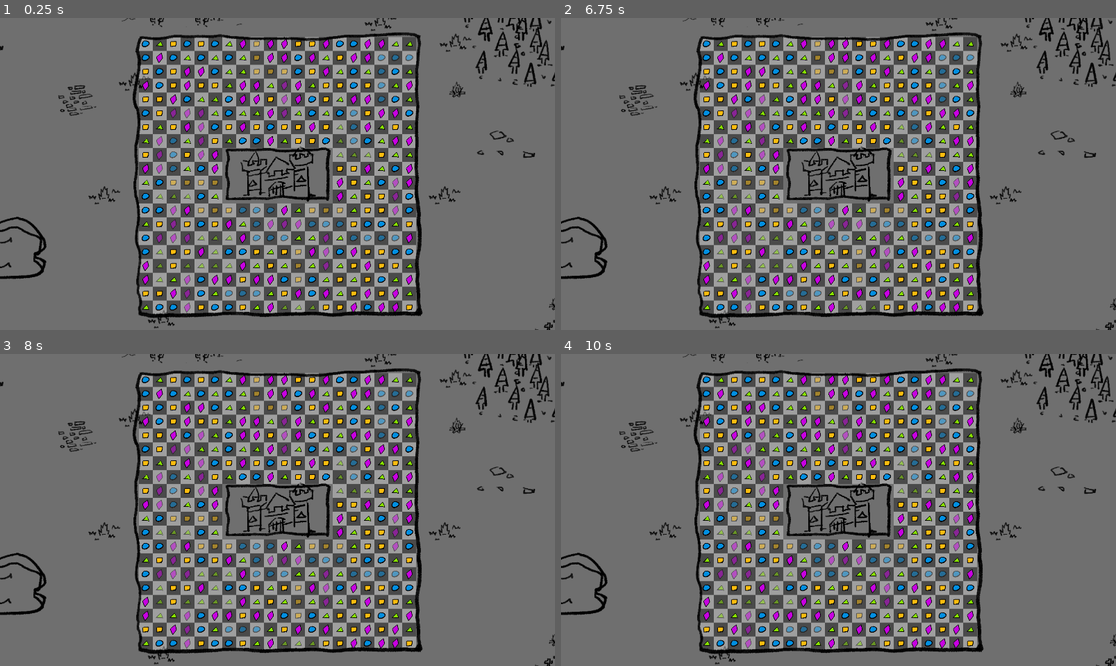
Above: before the commit, frames 1-4 (two rows, left to right).
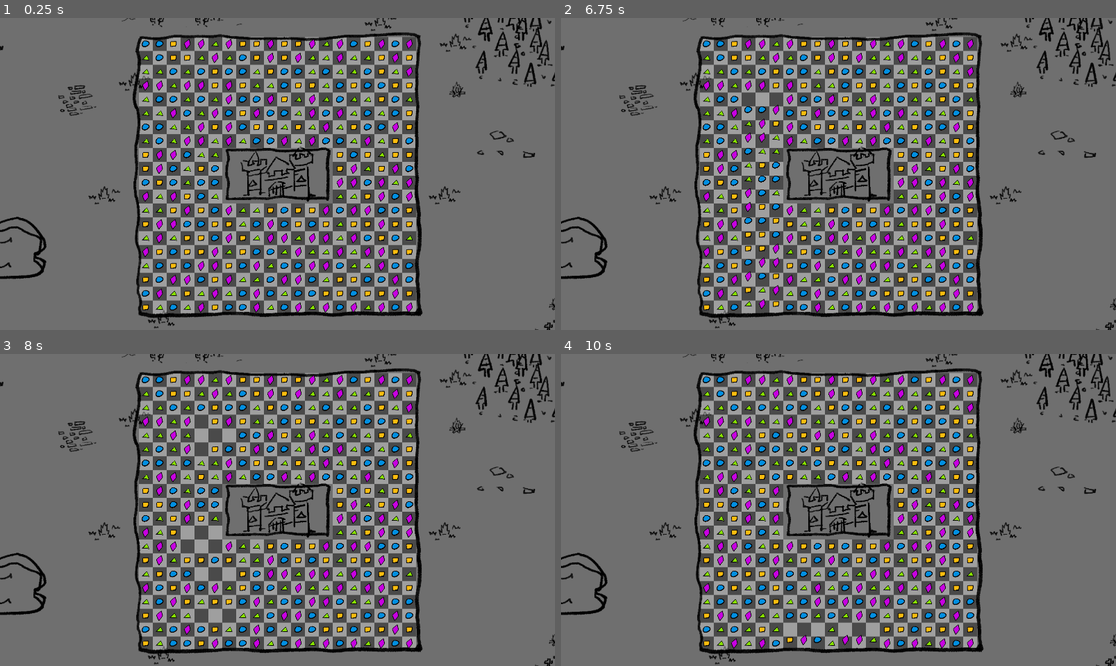
Above: after the commit, the same moments.

Repository: sdotyxz/playground_godot
Game: Godot game, scene res://puzzle_chess/level/main/main.tscn
The game is run twice, just before and just after one commit, with the same random seed, the same clock (stepped at 60 frames per second) and the same inputs.
Inputs (mouse positions are in pixels of both pictures, inside the frame that each line leads up to):
- Up to frame 1 (0.25 s): no input
- Up to frame 2 (6.75 s): tap Enter at 0.5, 2, 3.5 s; move the mouse to (960, 158) at 0.52 s; click (960, 158) at 0.67 s; tap Space at 1.25, 2.75, 4.25 s; drag from (727, 189) to (810, 236) at 1.27 s; move the mouse to (894, 105) at 2.02 s; click (894, 105) at 2.17 s; drag from (810, 236) to (672, 127) at 2.77 s; move the mouse to (1005, 220) at 3.52 s; click (1005, 220) at 3.67 s; drag from (672, 127) to (755, 96) at 4.27 s; move the mouse to (866, 174) at 5.02 s; click (866, 174) at 5.17 s; drag from (755, 96) to (727, 189) at 5.77 s; move the mouse to (960, 158) at 6.52 s; click (960, 158) at 6.67 s
- Up to frame 3 (8 s): drag from (166, 525) to (249, 572) at 7.27 s
- Up to frame 4 (10 s): move the mouse to (894, 441) at 8.02 s; click (894, 441) at 8.17 s; drag from (810, 572) to (672, 463) at 8.77 s; move the mouse to (1005, 556) at 9.52 s; click (1005, 556) at 9.67 s

The runs differ from the first frame. In frame 1, 7.3% of the frame differs, in the area x 25-75%, y 6-95%; in frame 2, 7.9%; in frame 3, 7.3%; in frame 4, 7.5%.

Commit message:
find match, collapse, refill

Diff:
--- a/Game/puzzle_chess/entity/dots/dot.gd
+++ b/Game/puzzle_chess/entity/dots/dot.gd
@@ -1,11 +1,13 @@
-extends Node
+class_name Dot
+extends Node2D
 
 # define enum for the different types of dot
 enum DotType {
 	SQUARE,
 	CIRCLE,
 	TRIANGLE,
-	DIAMOND
+	DIAMOND,
+	MAX
 }
 
 # export dot type
@@ -13,8 +15,12 @@
 
 @onready var sprite : Sprite2D = $Sprite2D
 
+var matched = false
+
 # Called when the node enters the scene tree for the first time.
 func _ready():
+	# set scale to 0.125
+	scale = Vector2(0.125, 0.125)
 	pass # Replace with function body.
 
 # move dot
--- a/Game/puzzle_chess/mecha/match3/match3grid.gd
+++ b/Game/puzzle_chess/mecha/match3/match3grid.gd
@@ -1,12 +1,24 @@
 extends Node2D
 
-# possible dots
-@onready var possible_dots = [
-	preload("res://puzzle_chess/entity/dots/dot_square.tscn"),
-	preload("res://puzzle_chess/entity/dots/dot_circle.tscn"),
-	preload("res://puzzle_chess/entity/dots/dot_triangle.tscn"),
-	preload("res://puzzle_chess/entity/dots/dot_diamond.tscn"),
-]
+# define enum of match3 game state
+enum State {
+	wait,
+	move
+}
+
+var state = State.move
+
+var destroy_timer = Timer.new()
+var collapse_timer = Timer.new()
+var refill_timer = Timer.new()
+
+# define a dictionary dot type as key and scene as value
+@onready var dot_dict = {
+	Dot.DotType.SQUARE : preload("res://puzzle_chess/entity/dots/dot_square.tscn"),
+	Dot.DotType.CIRCLE : preload("res://puzzle_chess/entity/dots/dot_circle.tscn"),
+	Dot.DotType.TRIANGLE : preload("res://puzzle_chess/entity/dots/dot_triangle.tscn"),
+	Dot.DotType.DIAMOND : preload("res://puzzle_chess/entity/dots/dot_diamond.tscn"),
+}
 
 @onready var tile_map : TileMap = $TileMap
 
@@ -27,11 +39,37 @@
 
 # Called when the node enters the scene tree for the first time.
 func _ready():
+	state = State.move
+	setup_timer()
+	randomize()
 	all_dots = make_2d_array()
 	spawn_dots()
 	find_matches()
 	pass # Replace with function body.
 
+# setup timer
+func setup_timer():
+	destroy_timer.set_wait_time(0.2)
+	destroy_timer.set_one_shot(true)
+	destroy_timer.connect("timeout", Callable(self, "destroy_matches"))
+	add_child(destroy_timer)
+
+	collapse_timer.set_wait_time(0.2)
+	collapse_timer.set_one_shot(true)
+	collapse_timer.connect("timeout", Callable(self, "collapse_columns"))
+	add_child(collapse_timer)
+
+	refill_timer.set_wait_time(0.2)
+	refill_timer.set_one_shot(true)
+	refill_timer.connect("timeout", Callable(self, "refill_columns"))
+	add_child(refill_timer)
+
+# restricted fill
+func restricted_fill(column, row):
+	var fill_point = start_point + Vector2i(column, row)
+	if block_rect.has_point(fill_point):
+		return true
+	return false
 
 # make 2d array
 func make_2d_array():
@@ -46,24 +84,44 @@
 func spawn_dots():
 	for i in width:
 		for j in height:
-			var dot = possible_dots[randi() % possible_dots.size()].instantiate()
-
-			# define dot point
-			var dot_point = start_point + Vector2i(i, j)
-
-			# check if the dot point is in the block rect
-			if block_rect.has_point(dot_point):
-				continue
-
-			dot.position = tile_map.map_to_local(dot_point)
-			dot.scale = Vector2(0.125, 0.125)
-
-			add_child(dot)
-			all_dots[i][j] = dot
+			spawn_dot_at(i, j)
+
+# spawn dot at coulmn and row
+func spawn_dot_at(column, row):
+
+	if restricted_fill(column, row):
+		return
+
+	var dot_point = start_point + Vector2i(column, row)
+	var dot_type = randi() % Dot.DotType.MAX
+	var loop_count = 0
+	while match_at(column, row, dot_type) && loop_count < 100:
+		dot_type = randi() % Dot.DotType.MAX
+		loop_count += 1
+	var dot : Dot = dot_dict[dot_type].instantiate()
+	dot.position = tile_map.map_to_local(dot_point)
+	add_child(dot)
+	all_dots[column][row] = dot
+
+# check match at column and row
+func match_at(column, row, dot_type):
+	if column > 1:
+		var dot_left_1 : Dot = all_dots[column - 1][row]
+		var dot_left_2 : Dot = all_dots[column - 2][row]
+		var dots_valid = dot_left_1 != null && dot_left_2 != null
+		if dots_valid && dot_left_1.dot_type == dot_type && dot_left_2.dot_type == dot_type:
+			return true
+	if row > 1:
+		var dot_up_1 : Dot = all_dots[column][row - 1]
+		var dot_up_2 : Dot = all_dots[column][row - 2]
+		var dots_valid = dot_up_1 != null && dot_up_2 != null
+		if dots_valid && dot_up_1.dot_type == dot_type && dot_up_2.dot_type == dot_type:
+			return true
+	return false
 
 # convert grid to world position
 func grid_to_world_position(column, row):
-	var tile_map_point = start_point + Vector2(column, row)
+	var tile_map_point = start_point + Vector2i(column, row)
 	return tile_map.map_to_local(tile_map_point)
 
 # convert world position to grid
@@ -99,9 +157,7 @@
 	var first_dot = all_dots[column][row]
 	var other_dot = all_dots[column + direction.x][row + direction.y]
 	if first_dot != null && other_dot != null:
-		# todo : store info
-		# store_info(first_dot, other_dot, Vector2(column, row), direction)
-		# state = wait
+		state = State.wait
 		all_dots[column][row] = other_dot
 		all_dots[column + direction.x][row + direction.y] = first_dot
 		var first_dot_position = first_dot.position
@@ -109,8 +165,6 @@
 		first_dot.move(other_dot_position)
 		other_dot.move(first_dot_position)
 		find_matches()
-		# if !move_checked:
-		# 	find_matches()
 
 # handle touch diffence
 func touch_diff(grid_1, grid_2):
@@ -129,7 +183,8 @@
 
 # Called every frame. 'delta' is the elapsed time since the previous frame.
 func _process(delta):
-	touch_input()
+	if state == State.move:
+		touch_input()
 	pass
 
 # check grid dot is null
@@ -163,9 +218,61 @@
 				if valid_up_down && up_dot.dot_type == target_dot_type && down_dot.dot_type == target_dot_type:
 					match_and_dim_dots([up_dot, target_dot, down_dot])
 
+	destroy_timer.start()
+
 # match and dim dots
 func match_and_dim_dots(dot_array):
 	# dim dots
 	for dot in dot_array:
+		dot.matched = true
 		dot.dim()
 	pass
+
+func destroy_matches():
+	for i in width:
+		for j in height:
+			var dot = all_dots[i][j] as Dot
+			if dot != null && dot.matched:
+				dot.queue_free()
+				all_dots[i][j] = null
+	collapse_timer.start()
+
+func collapse_columns():
+	for i in width:
+		for j in height:
+			var dot = all_dots[i][j]
+			if dot != null:
+				continue
+			if restricted_fill(i, j):
+				continue
+			for k in range(j + 1, height):
+				var other_dot = all_dots[i][k]
+				if other_dot != null:
+					all_dots[i][j] = other_dot
+					all_dots[i][k] = null
+					other_dot.move(grid_to_world_position(i, j))
+					break
+	refill_timer.start()
+
+func refill_columns():
+	for i in width:
+		for j in height:
+			if all_dots[i][j] != null:
+				continue
+			spawn_dot_at(i, j)
+	after_refill()
+
+func after_refill():
+	var has_match = false
+	# loop through grid
+	for i in width:
+		for j in height:
+			var dot : Dot = all_dots[i][j]
+			if dot != null:
+				if match_at(i, j, dot.dot_type):
+					has_match = true
+					break
+	if has_match:
+		find_matches()
+	else:
+		state = State.move
